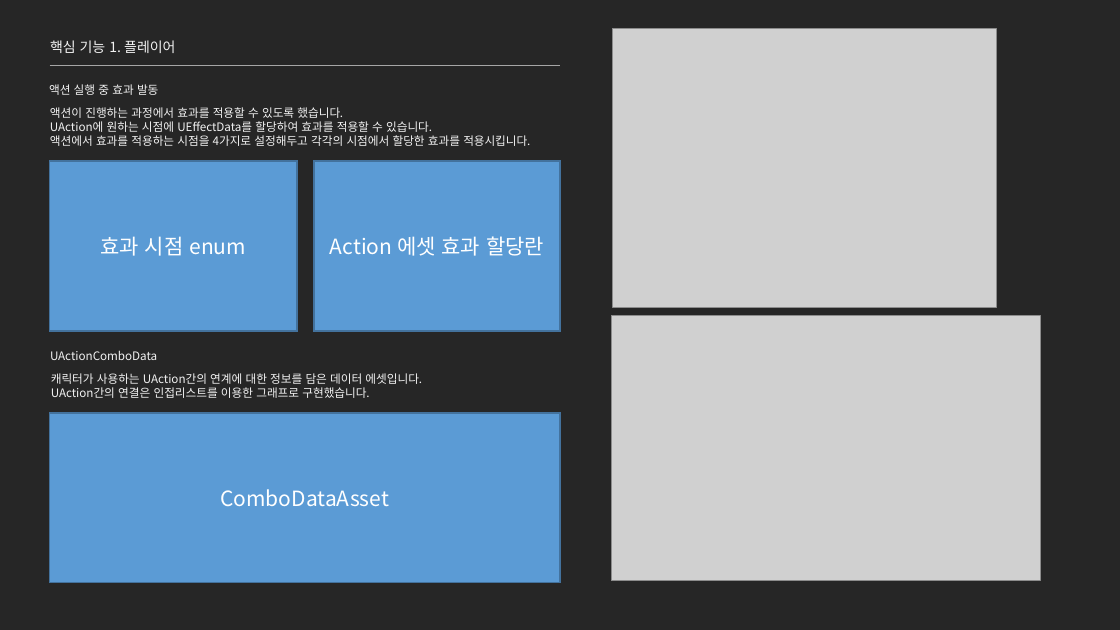
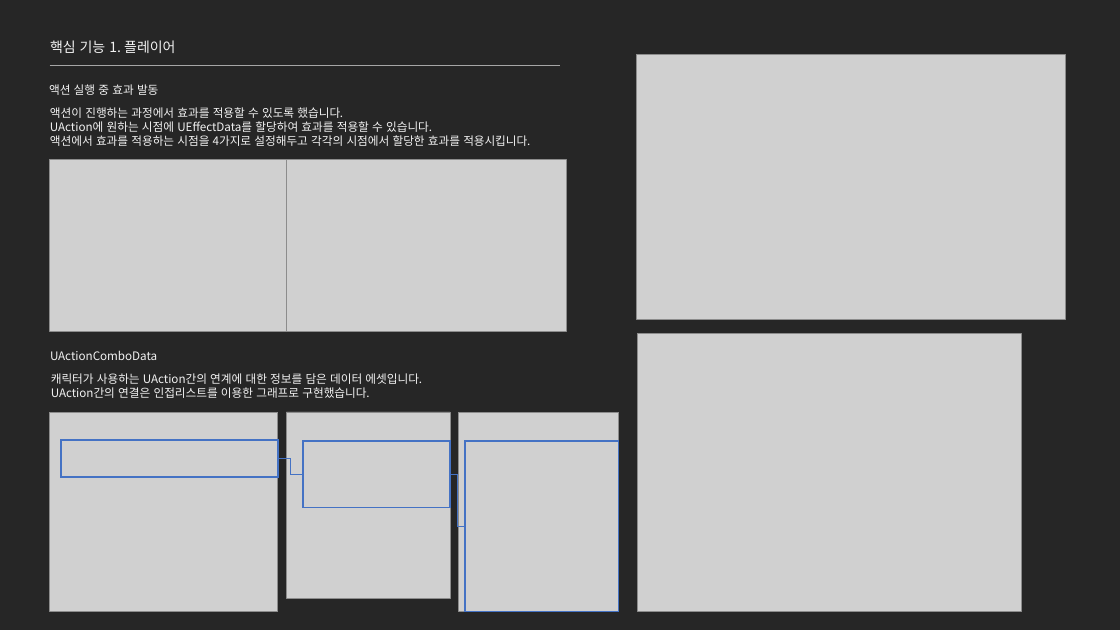
Before and after one commit to jhk0701/project-ARPGHunter, a slide deck: slide 13 of Docs/UnrealEngine_문서_김정환.pptx. Drawn at 1120x630 pixels with LibreOffice and Linux fonts; fonts in the diff are those of the drawing; grey boxes stand for pictures. Boxes give left, top, right and bottom in pixels: in the first picture for what was removed or moved away, otherwise in the second. Text is boxed around its words. In the diff, an @@ line names an element or a change of style, - is before the commit and + after.

```diff
--- a/Docs/UnrealEngine_문서_김정환.pptx
+++ b/Docs/UnrealEngine_문서_김정환.pptx
@@ picture: place and size @@
-picture at [612,316,1040,581]
+picture at [637,55,1065,320]
@@ rectangle removed at [50,161,297,331] @@
-효과 시점 enum
@@ picture added at [50,160,287,331] @@
@@ picture added at [287,160,566,331] @@
@@ rectangle removed at [314,161,560,331] @@
-Action 에셋 효과 할당란
@@ picture: place and size @@
-picture at [613,29,996,307]
+picture at [638,334,1022,612]
@@ rectangle removed at [50,413,560,583] @@
-ComboDataAsset
@@ picture added at [50,413,278,613] @@
@@ picture added at [287,413,450,599] @@
@@ picture added at [459,413,618,613] @@
@@ rectangle added at [60,440,277,477], outline #4472C4 1.5 pt @@
@@ rectangle added at [302,441,450,507], outline #4472C4 1.5 pt @@
@@ rectangle added at [465,441,618,612], outline #4472C4 1.5 pt @@
@@ elbow line added from (278, 459) to (302, 475), #4472C4 1 pt @@
@@ elbow line added from (450, 475) to (465, 527), #4472C4 1 pt @@
```
Also in this commit, not shown: 15 other slides changed, 15 other files.
